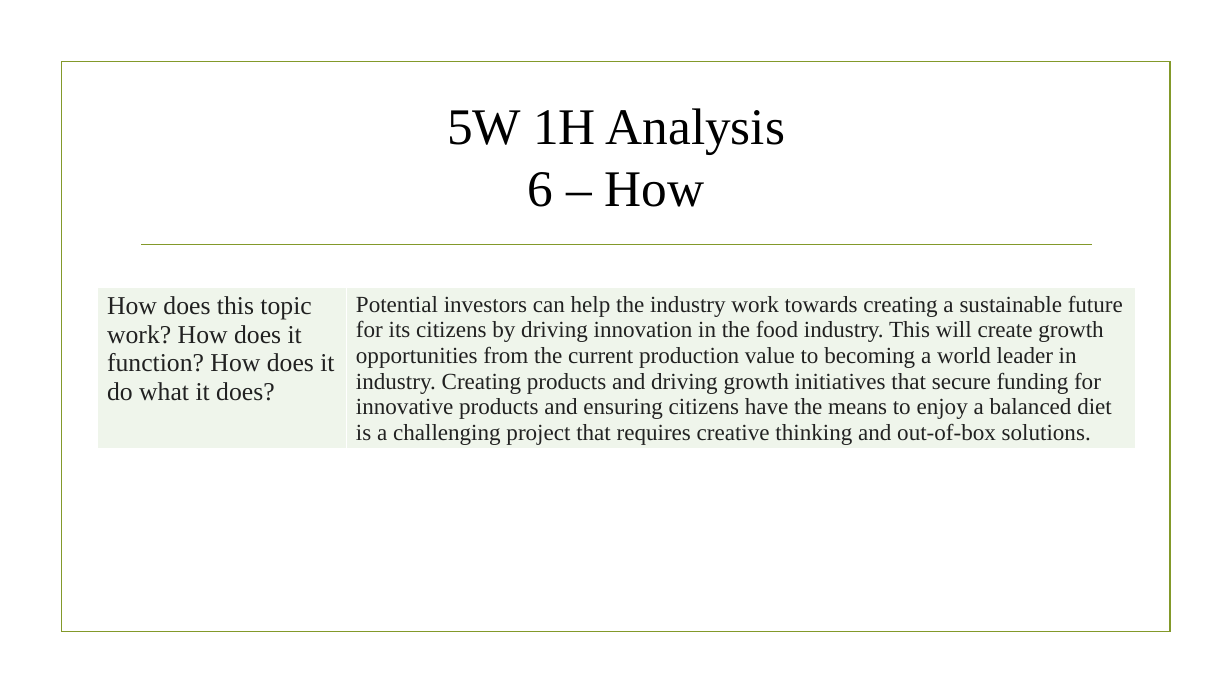
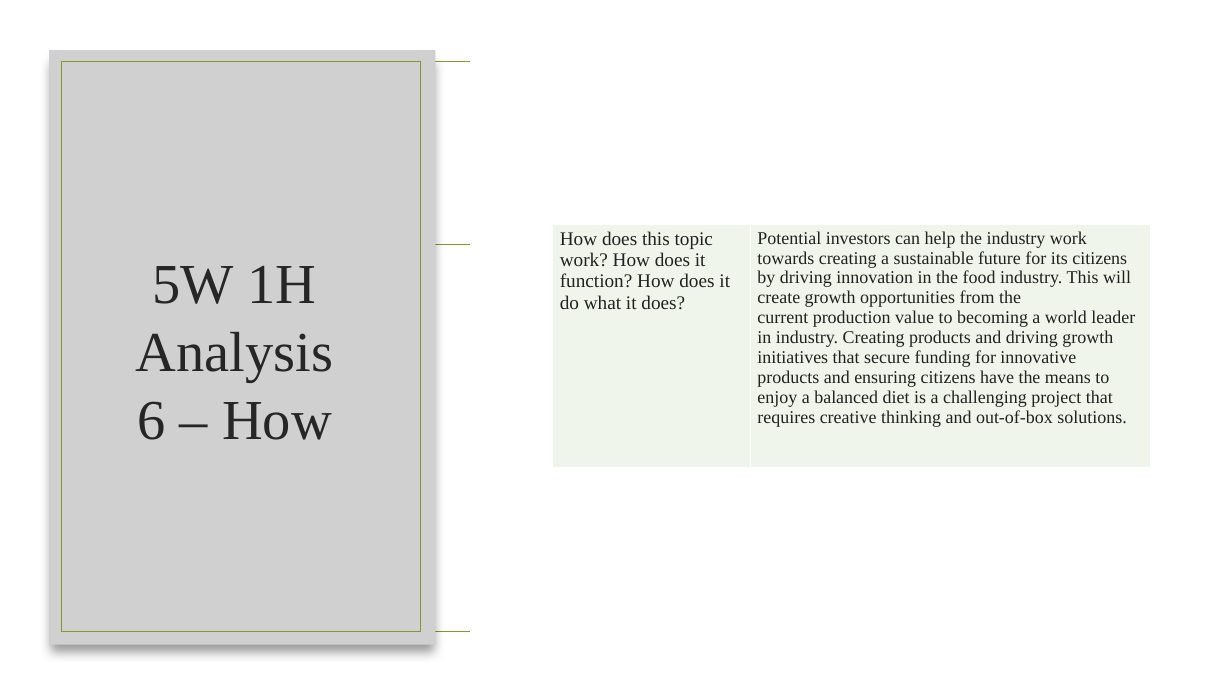
Before and after one commit to KrishnaCD93/DAAN-Capstone-Project, a slide deck: slide 10 of Capstone Presentation.pptx. Drawn at 1232x693 pixels with LibreOffice and Linux fonts; fonts in the diff are those of the drawing; grey boxes stand for pictures; background and template pictures are left out. Boxes give left, top, right and bottom in pixels: in the first picture for what was removed or moved away, otherwise in the second. Text is boxed around its words. In the diff, an @@ line names an element or a change of style, - is before the commit and + after.

```diff
--- a/Capstone Presentation.pptx
+++ b/Capstone Presentation.pptx
@@ rectangle added at <box>470,0,1232,693</box>, fill #FFFFFF @@
@@ picture added at <box>49,50,435,644</box> @@
@@ rectangle added at <box>61,62,420,632</box>, outline #83992A 1.25 pt @@
@@ title "5W 1H Analysis 6 – ...": place and size @@
-title "5W 1H Analysis 6 – ..." at <box>447,108,785,207</box>
+title "5W 1H Analysis 6 – ..." at <box>136,265,333,440</box>
@@ title "5W 1H Analysis 6 – ..." at <box>136,265,333,440</box>: size 40 to 44 pt, text colour #000000 to #262626 @@
@@ table at <box>553,225,1151,469</box> @@
@@ size 20 to 15 pt in "How does this topic work? How does ..." @@
@@ size 18 to 14 pt in "Potential investors can help the industry work ..." @@
@@ table: place and size @@
-table at <box>98,287,1136,463</box>
+table at <box>553,225,1151,469</box>
```
Also in this commit, not shown: 21 other slides changed, 2 slides added, 11 other files.
